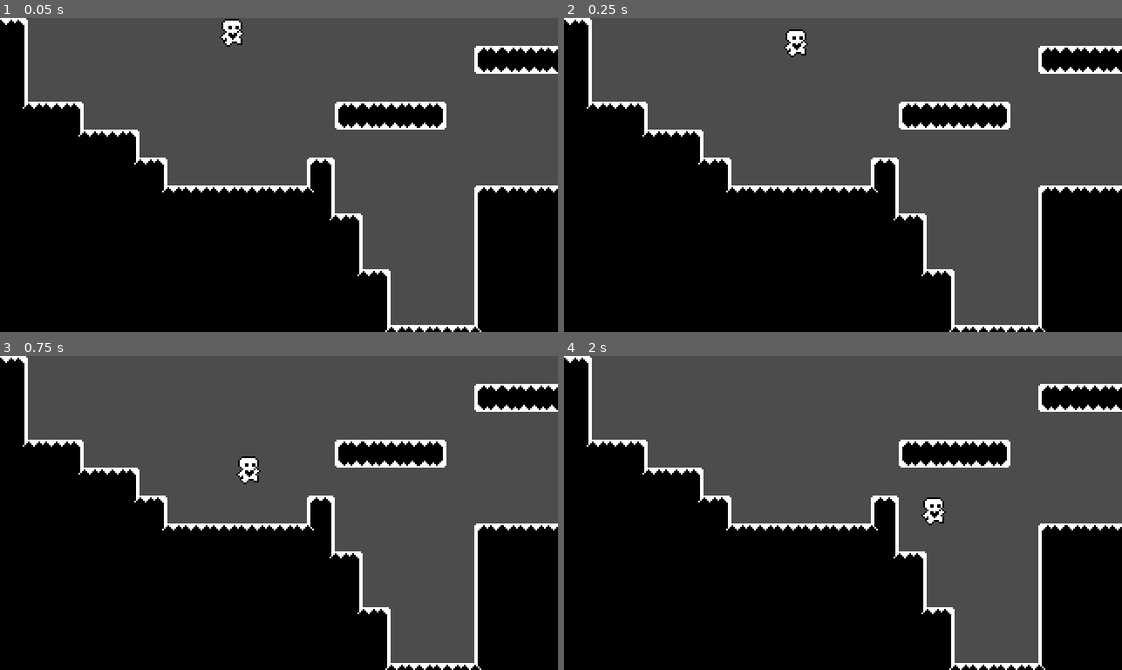
Above: before the commit, frames 1-4 (two rows, left to right).
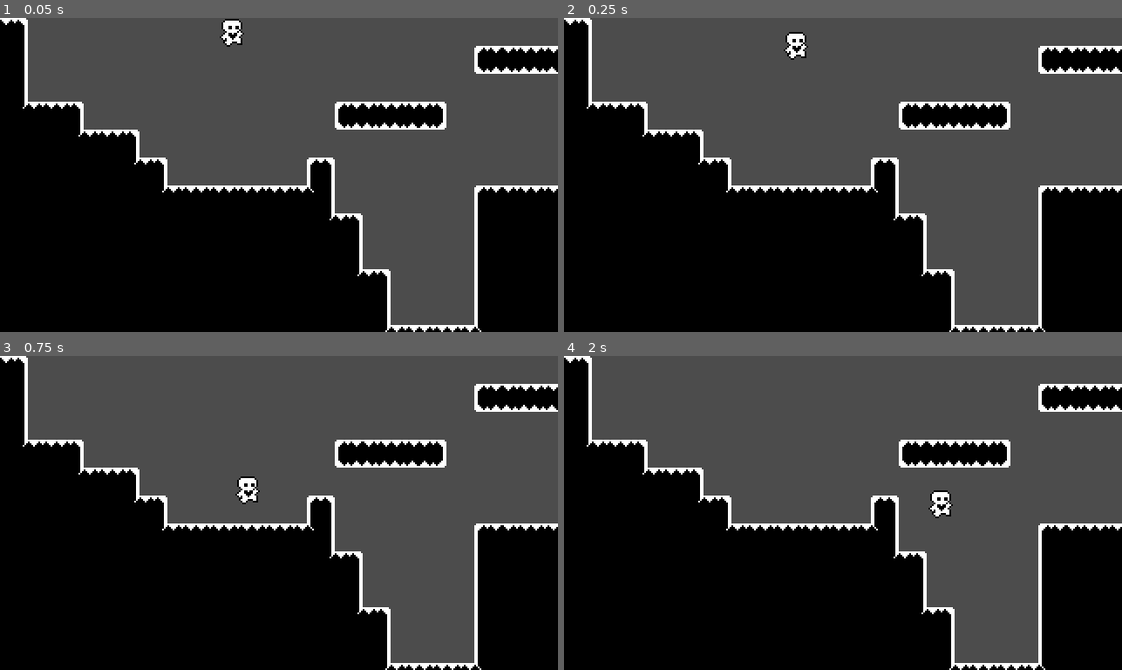
Above: after the commit, the same moments.

Repository: aalto95/our-stupid-game
Game: Godot game, scene res://World.tscn
The game is run twice, just before and just after one commit, with the same random seed, the same clock (stepped at 60 frames per second) and the same inputs.
Inputs:
- Up to frame 1 (0.05 s): no input
- Up to frame 2 (0.25 s): no input
- Up to frame 3 (0.75 s): hold Right (ui_right) from 0.53 s (still down); tap Up (ui_up) at 0.6 s
- Up to frame 4 (2 s): keep holding Right (ui_right); tap Up (ui_up) at 0.77, 1.07, 1.35, 1.52, 1.82 s

Frame 1 is identical in both runs. In frame 2, 0.2% of the frame differs, in the area x 39-44%, y 3-14%; in frame 3, 0.5%, in the area x 42-47%, y 31-48%; in frame 4, 0.4%.

Commit message:
horizontal flip fix

Diff:
--- a/Player.gd
+++ b/Player.gd
@@ -1,47 +1,44 @@
 extends KinematicBody2D
 
-const ACCELERATION = 512
+const TARGET_FPS = 60
+const ACCELERATION = 8
 const MAX_SPEED = 64
-const FRICTION = 0.25
-const AIR_RESISTANCE = 0.02
-const GRAVITY = 200
-const JUMP_FORCE = 128
+const FRICTION = 10
+const AIR_RESISTANCE = 1
+const GRAVITY = 4
+const JUMP_FORCE = 140
 
 var motion = Vector2.ZERO
 
-onready var sprite = $Sprite
+onready var spritePlayer = $Sprite/Player
 onready var animationPlayer = $AnimationPlayer
 
 func _physics_process(delta):
 	var x_input = Input.get_action_strength("ui_right") - Input.get_action_strength("ui_left")
 
-	if x_input != 0:	#if we are moving
+	if x_input != 0:
 		animationPlayer.play("Run")
-
-		motion.x += x_input * ACCELERATION * delta
+		motion.x += x_input * ACCELERATION * delta * TARGET_FPS
 		motion.x = clamp(motion.x, -MAX_SPEED, MAX_SPEED)
-		if x_input < 0:
-			sprite.flip_h = true
-		else:
-			sprite.flip_h = false
+		spritePlayer.flip_h = x_input < 0
 	else:
 		animationPlayer.play("Stand")
 
-	motion.y += GRAVITY * delta
+	motion.y += GRAVITY * delta * TARGET_FPS
 
 	if is_on_floor():
-		if x_input == 0:	#if we are not moving
-			motion.x = lerp(motion.x, 0, FRICTION)
+		if x_input == 0:
+			motion.x = lerp(motion.x, 0, FRICTION * delta)
 
 		if Input.is_action_just_pressed("ui_up"):
 			motion.y = -JUMP_FORCE
 	else:
 		animationPlayer.play("Jump")
 
-		if Input.is_action_just_released("ui_up") and motion.y < -JUMP_FORCE / 2:
-			motion.y = -JUMP_FORCE / 2
+		if Input.is_action_just_released("ui_up") and motion.y < -JUMP_FORCE/2:
+			motion.y = -JUMP_FORCE/2
 
 		if x_input == 0:
-			motion.x = lerp(motion.x, 0, AIR_RESISTANCE)
+			motion.x = lerp(motion.x, 0, AIR_RESISTANCE * delta)
 
 	motion = move_and_slide(motion, Vector2.UP)
Not shown, added: export_presets.cfg
